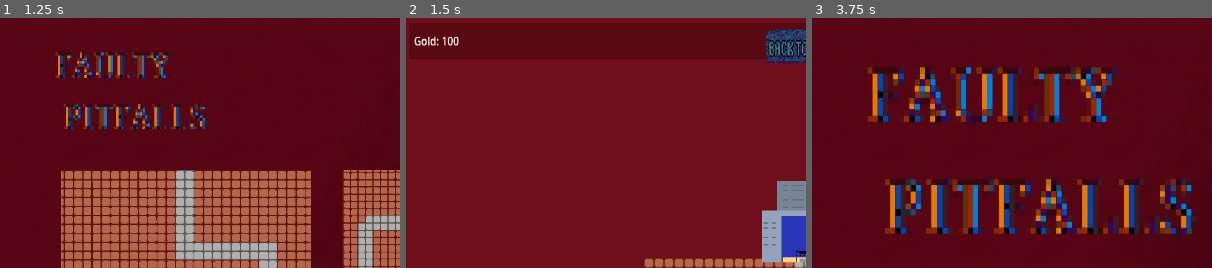
Above: before the commit, frames 1-3 (left to right).
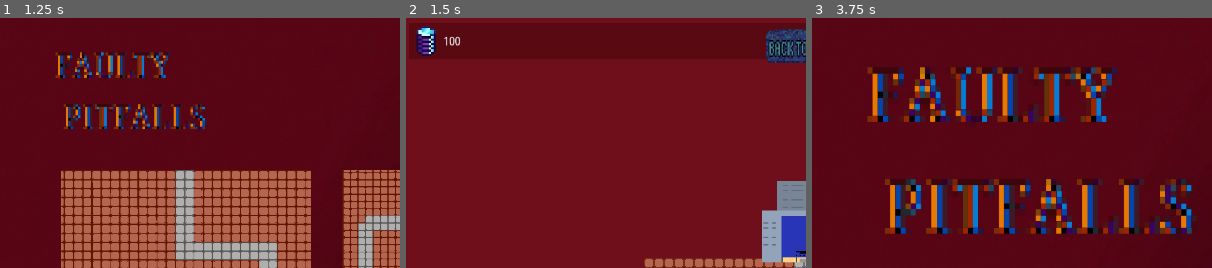
Above: after the commit, the same moments.

Repository: FrameXX/game-jam-02-2026
Game: Godot game, scene res://scenes/main_menu.tscn
The game is run twice, just before and just after one commit, with the same random seed, the same clock (stepped at 60 frames per second) and the same inputs.
Inputs (mouse positions are % of the whole screen's width and height, from its top left):
- Up to frame 1 (1.25 s): click (24, 59) at 0.5 s
- Up to frame 2 (1.5 s): click "LEVEL 1" at 1.25 s
- Up to frame 3 (3.75 s): click (5, 5) at 2 s, where only the run after the commit has a clickable "100"; click (89, 5) at 2.75 s; click (50, 6) at 3.5 s
The pictures show only the part of the screen within x 0-50%, y 0-50%; the shares and areas given below are measured in that part.

Frame 1 is identical in both runs. In frame 2, 0.7% of the frame differs, in the area x 2-14%, y 3-16%; in frame 3, nothing differs.

Commit message:
added coin icon

Diff:
--- a/scenes/hud.tscn
+++ b/scenes/hud.tscn
@@ -3,6 +3,7 @@
 [ext_resource type="Script" uid="uid://m55mfcpgya63" path="res://scripts/HUD_controller.gd" id="1_5pdws"]
 [ext_resource type="Script" uid="uid://du0kpq5p75cmj" path="res://scripts/building_panel.gd" id="1_ahhtf"]
 [ext_resource type="Script" uid="uid://ccqoof8sts1n4" path="res://scripts/main_hud_panel.gd" id="1_oo0fn"]
+[ext_resource type="Texture2D" uid="uid://xcmycynpe8dq" path="res://assets/coins.png" id="3_3swnk"]
 [ext_resource type="Texture2D" uid="uid://dkb8u1iwcskbh" path="res://assets/hole.png" id="3_5ysmq"]
 [ext_resource type="Texture2D" uid="uid://c53uyo6v7h8mh" path="res://assets/buttons/button_back_menu.png" id="3_mphia"]
 [ext_resource type="Texture2D" uid="uid://v4hoc1oxqg63" path="res://assets/plasma_shell.png" id="4_6fi6k"]
@@ -77,15 +78,17 @@
 theme_override_styles/panel = SubResource("StyleBoxFlat_0m4u7")
 script = ExtResource("1_oo0fn")
 
-[node name="Gold" type="Label" parent="CanvasLayer/Control/Main" unique_id=208625136]
+[node name="Gold" type="Button" parent="CanvasLayer/Control/Main" unique_id=123981266]
 layout_mode = 1
 anchors_preset = -1
 anchor_bottom = 1.0
 offset_left = 8.0
-grow_vertical = 2
-text = "Gold: 100"
-vertical_alignment = 1
-autowrap_trim_flags = 128
+offset_right = 96.0
+grow_vertical = 2
+text = "100"
+icon = ExtResource("3_3swnk")
+flat = true
+expand_icon = true
 
 [node name="Return" type="Button" parent="CanvasLayer/Control/Main" unique_id=438276596]
 layout_mode = 0
--- a/scripts/building_manager.gd
+++ b/scripts/building_manager.gd
@@ -177,9 +177,9 @@
 		Global.gold -= cost
 
 		# Update UI
-		var gold_label: Label = $"../HUD/CanvasLayer/Control/Main/Gold"
+		var gold_label: Button = $"../HUD/CanvasLayer/Control/Main/Gold"
 		if gold_label:
-			gold_label.text = "Gold: " + str(Global.gold)
+			gold_label.text = str(Global.gold)
 
 		# Finalize Placement
 		var center_pos = tile_map.map_to_local(cell_pos)
--- a/scripts/enemies/basic_enemy.gd
+++ b/scripts/enemies/basic_enemy.gd
@@ -44,7 +44,7 @@
 
 func die():
 	Global.gold += 10
-	$"../../../../HUD/CanvasLayer/Control/Main/Gold".text = "Gold: " + str(Global.gold)
+	$"../../../../HUD/CanvasLayer/Control/Main/Gold".text = str(Global.gold)
 	emit_signal("died", self)
 	queue_free()
 
--- a/scripts/enemies/supplies.gd
+++ b/scripts/enemies/supplies.gd
@@ -68,7 +68,7 @@
 
 func reached_end():
 	Global.gold += 100
-	$"../../../../HUD/CanvasLayer/Control/Main/Gold".text = "Gold: " + str(Global.gold)
+	$"../../../../HUD/CanvasLayer/Control/Main/Gold".text = str(Global.gold)
 	$"../../../../HUD/CanvasLayer".show_dialog("Supplies reached FEL! :-)")
 	queue_free()
 	# Damage the base when enemy reaches the end
--- a/scripts/main_hud_panel.gd
+++ b/scripts/main_hud_panel.gd
@@ -1,6 +1,6 @@
 extends Panel
 
-@onready var gold_label: Label = $"../Main/Gold"
+@onready var gold_label: Button = $"../Main/Gold"
 
 signal start_wave_pressed
 signal build_mode_toggled(is_active)
@@ -15,7 +15,7 @@
 
 func _on_button_pressed_plus_10() -> void:
 	Global.gold += 10
-	gold_label.text = "Gold: " + str(Global.gold)
+	gold_label.text = str(Global.gold)
 
 func show_start_button():
 	$%Start.show()
Not shown, added: assets/coins.png.import
